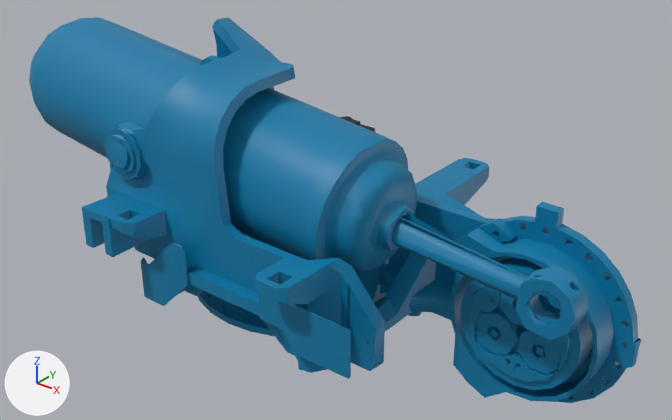
The COLLADA model motoman_gp165r_support/meshes/gp165r/visual/link_1_s.dae, before and after one commit.
Both versions are drawn from a 50 mm camera at (1.592, -1.854, 1.253) aimed at (0.158, -0.062, 0.142). Lighting does not change. The marker at lower left points along +X, +Y and +Z. The older version comes first.

In view in the first picture: 'es165rd-a00_lk1'.
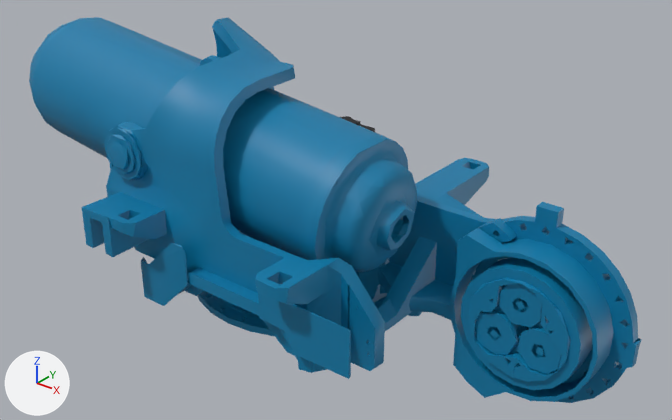
Where the change shows, as pixel boxes (x1, y1, x2, y2) in the pictures (672 x 420 px):
part 1 of me_es165rd_a00_lk1_1, deleted (cyan): before (515, 265, 588, 340)
part 2 of me_es165rd_a00_lk1_1, deleted (cyan): before (391, 213, 528, 300)

The change, as a diff of the scene's bpy script:
```diff
--- a/motoman_gp165r_support/meshes/gp165r/visual/link_1_s.dae.py
+++ b/motoman_gp165r_support/meshes/gp165r/visual/link_1_s.dae.py
@@ me_es165rd_a00_lk1_1 @@
 # used by ob_es165rd_a00_lk1; location = (0.0, 0.0, -0.45)
-me_es165rd_a00_lk1_1.from_pydata(...)  # 4106 vertices, 7624 faces; spans x -0.83..1.0, y -0.56..0.37, z 0.2..1.07
+me_es165rd_a00_lk1_1.from_pydata(...)  # 3911 vertices, 7317 faces; spans x -0.83..1.0, y -0.56..0.37, z 0.2..1.07
+# me_es165rd_a00_lk1_1 part 1: 6 loose pieces with 155 vertices, spanning x 0.76..0.94, y -0.23..-0.16, z 0.55..0.7, are deleted
+# me_es165rd_a00_lk1_1 part 2
+# 40 vertices are removed from x 0.74..0.81, y -0.22..-0.16, z 0.61..0.67
+# 95 faces are deleted
 me_es165rd_a00_lk1_1.materials.append(mat_surface_3_003)
```
